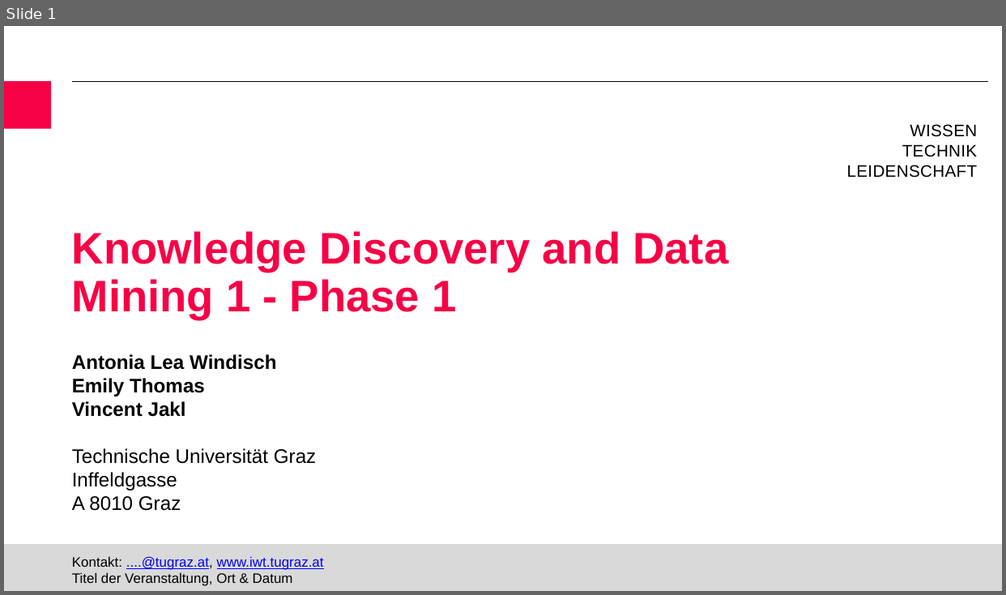
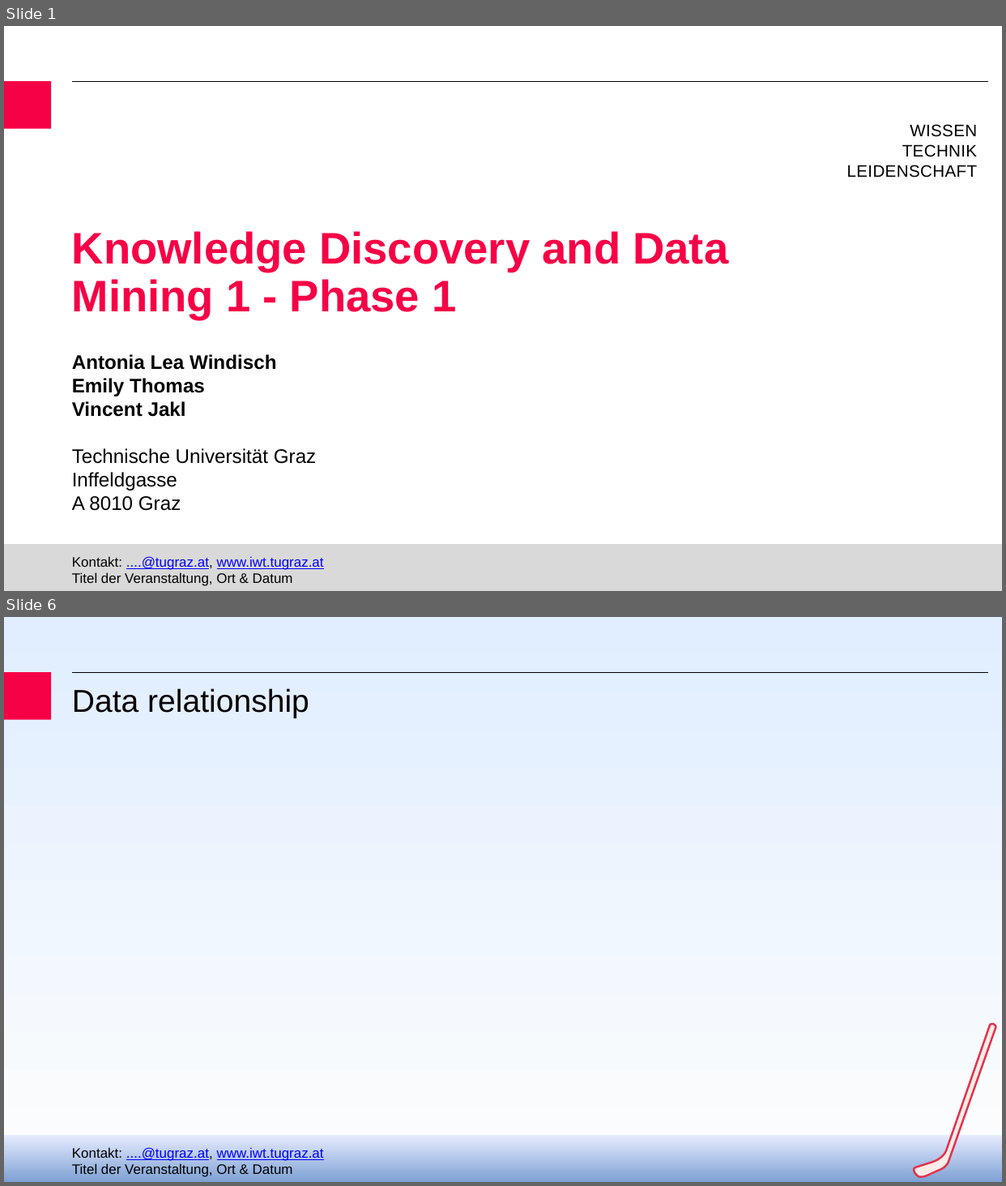
Before and after one commit to jaklvinc/KnowledgeDiscoveryAndDataMining-TUGraz-2026, a slide deck: phase_1/KDDM_phase1_presentation.pptx. Shown one above the other, each under a label of ours: slide 1 before the commit, slides 1 and 6 after it; the slides between them are not shown. The pictures are 1006x595 and 1006x1186 pixels, drawn with LibreOffice and Linux fonts; fonts in the diff are those of the drawing; background and template pictures are left out. Boxes give left, top, right and bottom in pixels: in the first picture for what was removed or moved away, otherwise in the second. Text is boxed around its words. In the diff, an @@ line names an element or a change of style, - is before the commit and + after.

Commit message:
Presentation updated + played around with visualization
dropped the drafted people, looked for monotone relationship, made presentation more bonita

```diff
--- a/phase_1/KDDM_phase1_presentation.pptx
+++ b/phase_1/KDDM_phase1_presentation.pptx
@@ slide 6 added at [4,617,1002,1182], background gradient #FDFDFD to #E0EEFF; not listed: 3 template elements that a slide beside it also shows @@
@@ title added at [72,688,309,718], 32.3 pt, text #080203 @@
+Data relationship
@@ freeform shape added at [914,1024,996,1177], fill #FFEBE7, outline #E2324C 2 pt @@
@@ rectangle added at [4,1135,1002,1182], fill gradient #7DA0D3 to #E6ECFF @@
```
Also in this commit, not shown: 1 slide changed, 8 other slides added, 6 slides removed, 1 other file.
